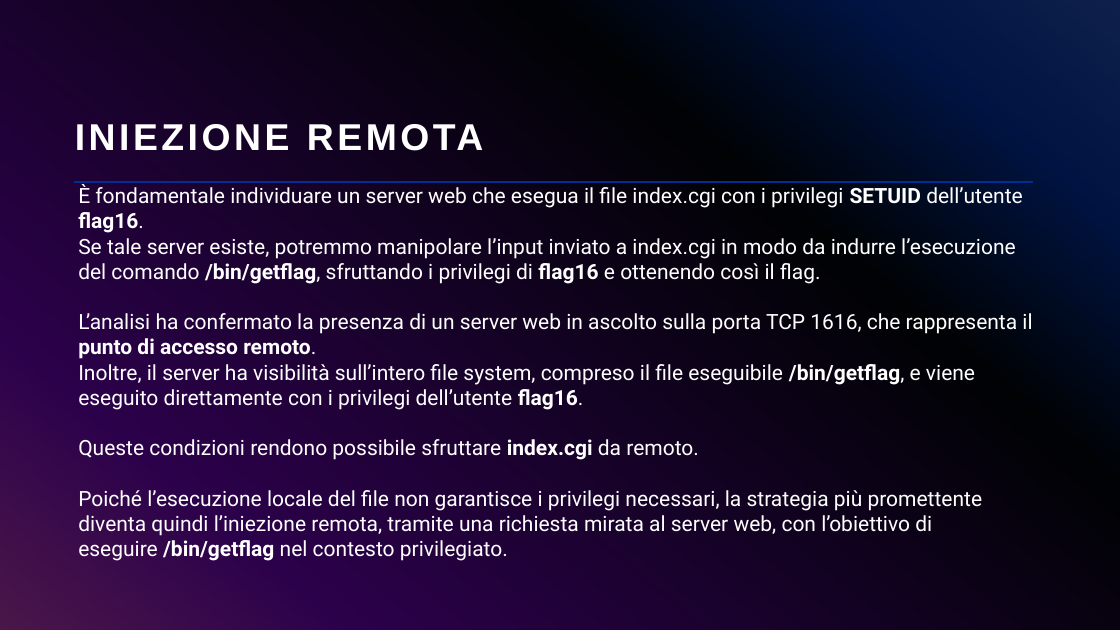
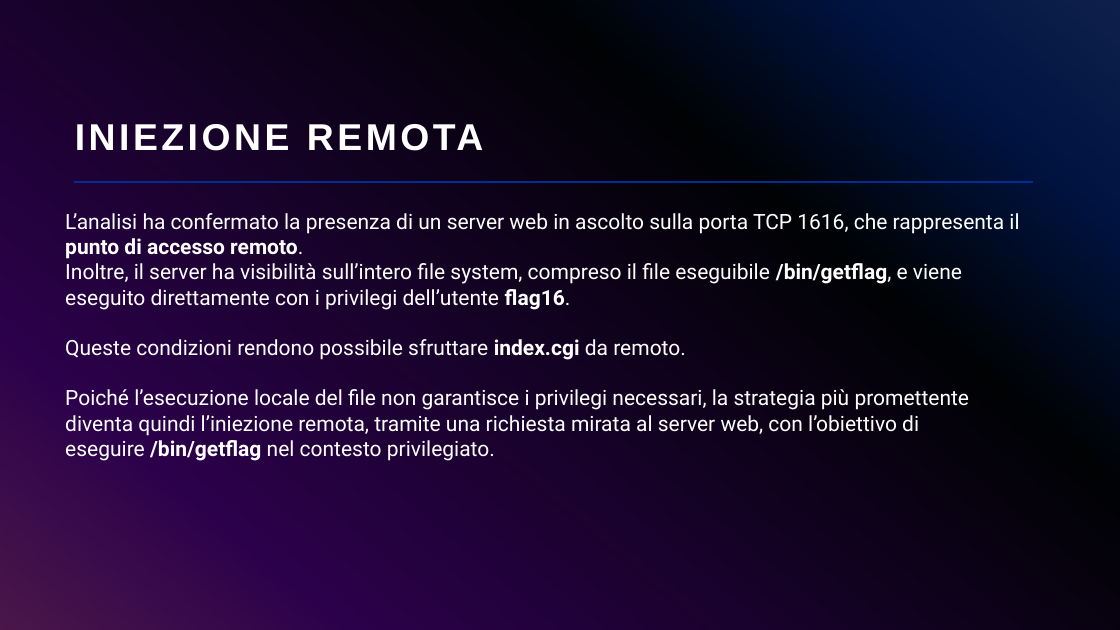
Before and after one commit to giorgiosiniscalchi/Nebula16-ITA, a slide deck: slide 20 of Presentazione Nebula16.pptx (slide 13 before the commit). Drawn at 1120x630 pixels with LibreOffice and Linux fonts; fonts in the diff are those of the drawing. Boxes give left, top, right and bottom in pixels: in the first picture for what was removed or moved away, otherwise in the second. Text is boxed around its words. In the diff, an @@ line names an element or a change of style, - is before the commit and + after.

```diff
--- a/Presentazione Nebula16.pptx
+++ b/Presentazione Nebula16.pptx
@@ text "L’analisi ha confermato la presenza ...": place and size @@
-text "L’analisi ha confermato la presenza ..." at (78,184,1032,561)
+text "L’analisi ha confermato la presenza ..." at (65,213,1019,461)
@@ text at (78,184,1022,284): paragraphs removed @@
-È fondamentale individuare un server web che esegua il file index.cgi con i privilegi SETUID dell’utente flag16.
-Se tale server esiste, potremmo manipolare l’input inviato a index.cgi in modo da indurre l’esecuzione del comando /bin/getflag, sfruttando i privilegi di flag16 e ottenendo così il flag.
```
Also in this commit, not shown: 3 other slides changed, 16 slides added, 2 slides removed.
